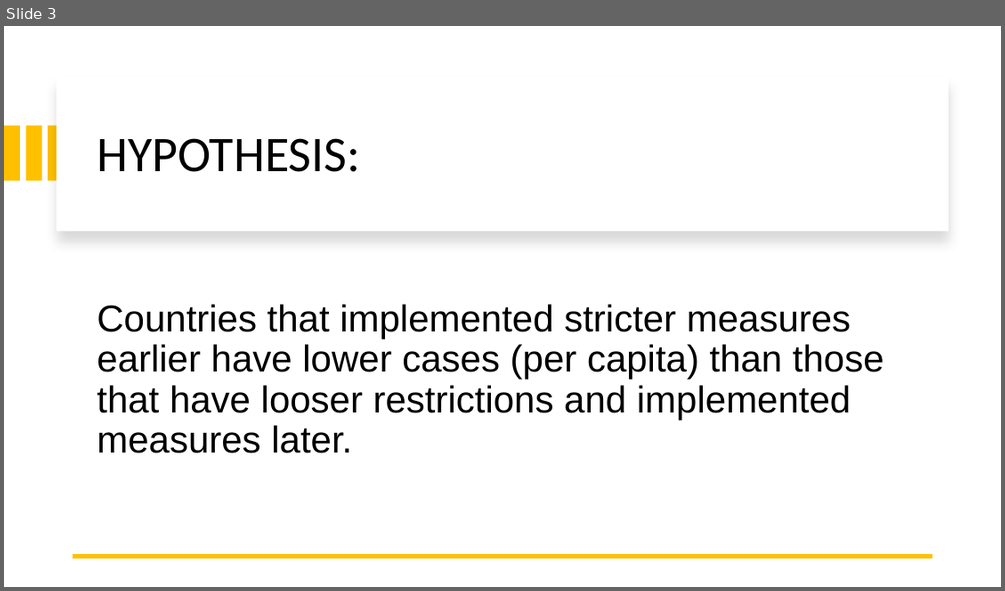
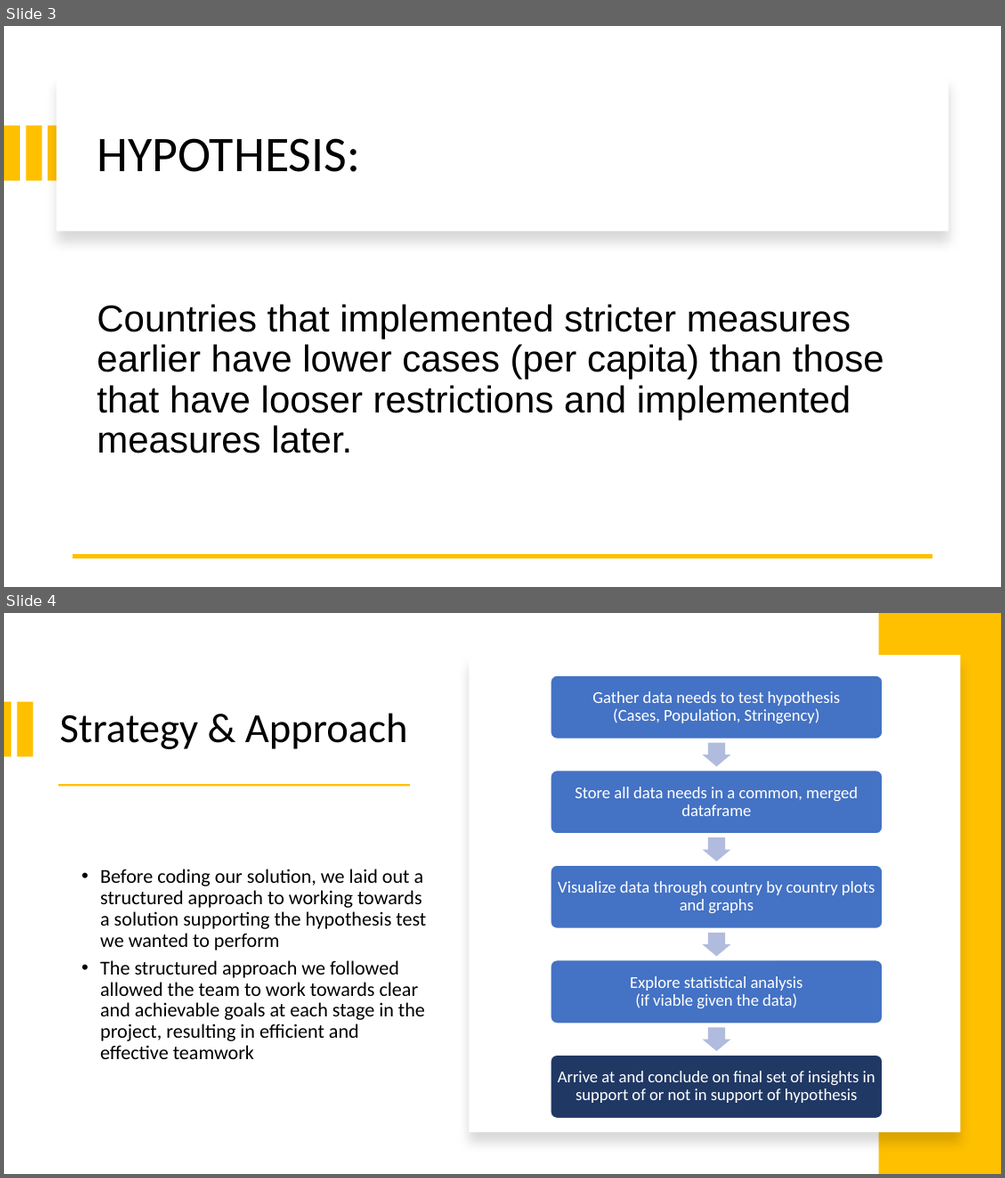
Before and after one commit to mirahmed07/project_covid_global, a slide deck: COVID-19_Presentation_DRAFT.pptx. Shown one above the other, each under a label of ours: slide 3 before the commit, slides 3 and 4 after it. The pictures are 1005x591 and 1005x1178 pixels, drawn with LibreOffice and Linux fonts; fonts in the diff are those of the drawing. Boxes give left, top, right and bottom in pixels: in the first picture for what was removed or moved away, otherwise in the second. Text is boxed around its words. In the diff, an @@ line names an element or a change of style, - is before the commit and + after.

```diff
--- a/COVID-19_Presentation_DRAFT.pptx
+++ b/COVID-19_Presentation_DRAFT.pptx
@@ slide 4 added at [4,613,1001,1174], background #FFFFFF @@
@@ rectangle added at [879,613,1001,1174], fill #FFC000 @@
@@ rectangle added at [469,655,961,1132], fill #FFFFFF @@
@@ rectangle added at [4,701,11,756], fill #FFC000 @@
@@ rectangle added at [16,701,32,756], fill #FFC000 @@
@@ title added at [60,713,408,749], 40 pt, text #000000 @@
+Strategy & Approach
@@ rectangle added at [58,784,410,787], fill #FFC000 @@
@@ text added at [100,868,426,1059], 19 pt, text #000000 @@
+• Before coding our solution, we laid out a structured approach to working towards a solution supporting the hypothesis test we wanted to perform
+• The structured approach we followed allowed the team to work towards clear and achievable goals at each stage in the project, resulting in efficient and effective teamwork
@@ group added at [550,676,882,1119]: 5 rounded rectangles, 5 texts, 4 right arrows @@
+Gather data needs to test hypothesis
+(Cases, Population, Stringency)
+Store all data needs in a common, merged dataframe
+Visualize data through country by country plots and graphs
+Explore statistical analysis
+(if viable given the data)
+Arrive at and conclude on final set of insights in support of or not in support of hypothesis
```
Also in this commit, not shown: 7 slides changed, 5 other slides added.
